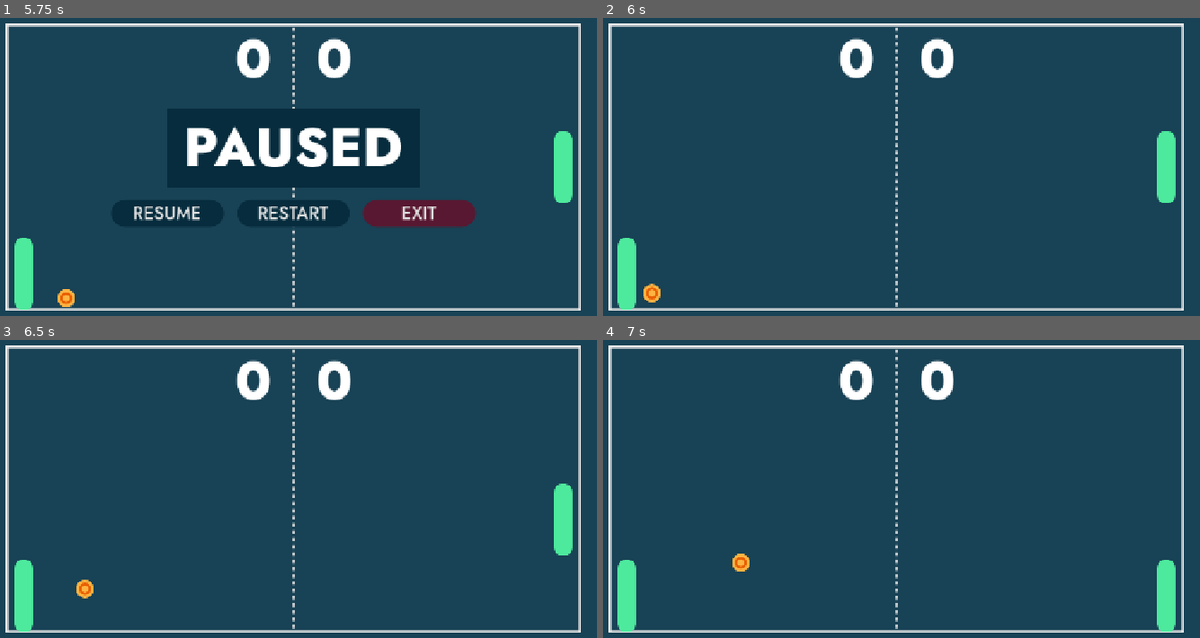
Above: before the commit, frames 1-4 (two rows, left to right).
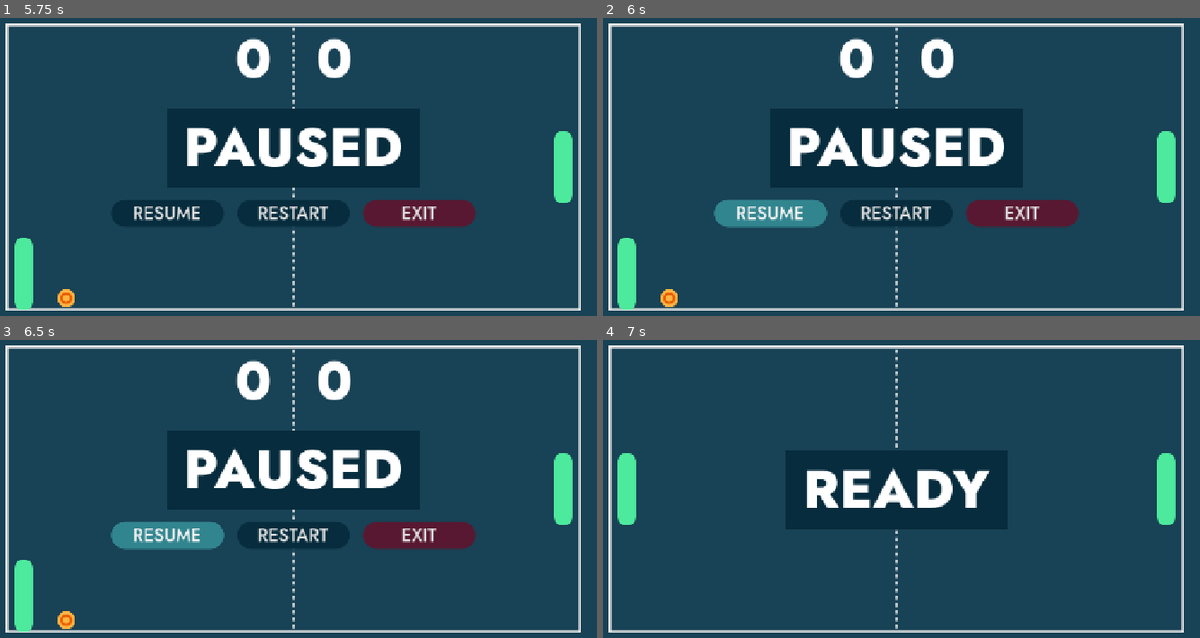
Above: after the commit, the same moments.

Repository: cf-Le3/pong-plus
Game: Godot game, scene res://main/main.tscn
Same seed, same stepped clock (60 frames per second), same inputs: the game is played once before the commit and once after it.
Inputs (mouse positions are in pixels of both pictures, inside the frame that each line leads up to):
- Up to frame 1 (5.75 s): click "PLAY" at 0.5 s; click "1-PLAYER" at 1.25 s; tap Enter at 2 s; hold Right (ui_right) 2.03-2.78 s; hold Down (down_player2) 2.03-2.78 s; tap Space at 2.75 s; hold S (down_player1) 2.78-3.53 s; tap Down (down_player2) at 2.85, 4.35 s; hold Right (ui_right) 3.53-4.28 s; hold Down (down_player2) 3.53-4.28 s; hold Up (ui_up) 4.28-5.03 s; hold Left (ui_left) from 5.03 s (still down); hold Down (down_player2) from 5.03 s (still down); tap Escape (ui_cancel) at 5.65 s
- Up to frame 2 (6 s): release Left (ui_left) at 5.75 s; release Down (down_player2) at 5.75 s; click "RESUME" at 5.75 s
- Up to frame 3 (6.5 s): no input
- Up to frame 4 (7 s): click (895, 533) at 6.5 s, where only the run after the commit has a clickable "RESTART"

Frame 1 is identical in both runs. In frame 2, 6.9% of the frame differs, in the area x 6-80%, y 30-97%; in frame 3, 7.6%, in the area x 9-96%, y 30-97%; in frame 4, 6.6%.
Error after the commit: Assertion failed. (res://gameplay/session/session.gd:47)

Commit message:
Migrate display-related methods to their own script

Diff:
--- /dev/null
+++ b/Pong Plus/gameplay/session/display.gd
@@ -0,0 +1,38 @@
+extends CanvasLayer
+
+const TEXT_READY := "READY"
+const TEXT_PAUSED := "PAUSED"
+const TEXT_PLAYER_WIN := "YOU WIN"
+const TEXT_CPU_WIN := "YOU LOSE"
+const TEXT_PLAYER_1_WIN := "PLAYER 1 WINS"
+const TEXT_PLAYER_2_WIN := "PLAYER 2 WINS"
+
+func show_ready(status := true) -> void:
+	$%LabelContainer.visible = status
+	if $%LabelContainer.visible:
+		$%Label.text = TEXT_READY
+
+func show_pause(status := true) -> void:
+	$%LabelContainer.visible = status
+	if $%LabelContainer.visible:
+		$%Label.text = TEXT_PAUSED
+	$%ButtonContainer.visible = status
+
+func show_end(status := true, is_multiplayer := true, player_1_won := true) -> void:
+	$%LabelContainer.visible = status
+	if $%LabelContainer.visible:
+		if is_multiplayer:
+			if player_1_won:
+				$%Label.text = TEXT_PLAYER_1_WIN
+			else:
+				$%Label.text = TEXT_PLAYER_2_WIN
+		else:
+			if player_1_won:
+				$%Label.text = TEXT_PLAYER_WIN
+			else:
+				$%Label.text = TEXT_CPU_WIN
+	$%ButtonContainer.visible = status
+	if %ButtonContainer.visible:
+		$%ResumeButton.visible = false
+	else:
+		$%ResumeButton.visible = true
--- a/Pong Plus/gameplay/session/session.gd
+++ b/Pong Plus/gameplay/session/session.gd
@@ -26,72 +26,43 @@
 	_game.game_config = game_config
 	_game.connect("game_ended", _on_game_ended)
 	add_child(_game)
-	_show_ready(true)
+	$Display.show_ready()
 	$StartGameTimer.start()
 	$StartGameSound.play()
 
 func _on_start_game_timer_timeout() -> void:
 	assert(_game != null)
-	_show_ready(false)
+	$Display.show_ready(false)
 	_game.begin()
 	_can_pause = true
-
-func _show_ready(status: bool) -> void:
-	$%LabelContainer.visible = status
-	if $%LabelContainer.visible:
-		$%Label.text = TEXT_READY
 
 func _input(event: InputEvent) -> void:
 	if event.is_action_pressed("ui_cancel") && _can_pause:
 		if not get_tree().paused:
-			get_tree().paused = true
-			_show_pause(true)
+			_pause_game(true)
 		else:
-			get_tree().paused = false
-			_show_pause(false)
+			_pause_game(false)
 
 func _on_resume_button_pressed() -> void:
-	get_tree().paused = false
-	_show_pause(false)
-
-func _show_pause(status: bool) -> void:
-	$%LabelContainer.visible = status
-	if $%LabelContainer.visible:
-		$%Label.text = TEXT_PAUSED
-	$%ButtonContainer.visible = status
+	assert(not get_tree().paused)
+	_pause_game(false)
 
 func _on_game_ended(player_1_won) -> void:
-	_show_end(true, player_1_won)
+	$Display.show_end(true, is_multiplayer, player_1_won)
 	_can_pause = false
 	$EndGameSound.play()
 
 func _on_restart_button_pressed() -> void:
 	if get_tree().paused:
-		get_tree().paused = false
-		_show_pause(false)
+		_pause_game(false)
 	else:
-		_show_end(false)
+		$Display.show_end(false)
 	_game.queue_free()
 	_start_game()
 
-func _show_end(status: bool, player_1_won: bool = true) -> void:
-	$%LabelContainer.visible = status
-	if $%LabelContainer.visible:
-		if is_multiplayer:
-			if player_1_won:
-				$%Label.text = TEXT_PLAYER_1_WIN
-			else:
-				$%Label.text = TEXT_PLAYER_2_WIN
-		else:
-			if player_1_won:
-				$%Label.text = TEXT_PLAYER_WIN
-			else:
-				$%Label.text = TEXT_CPU_WIN
-	$%ButtonContainer.visible = status
-	if %ButtonContainer.visible:
-		$%ResumeButton.visible = false
-	else:
-		$%ResumeButton.visible = true
+func _pause_game(status := true) -> void:
+	get_tree().paused = status
+	$Display.show_pause(status)
 
 func _on_exit_button_pressed() -> void:
 	if get_tree().paused:
--- a/Pong Plus/gameplay/session/session.tscn
+++ b/Pong Plus/gameplay/session/session.tscn
@@ -1,7 +1,8 @@
-[gd_scene load_steps=10 format=3 uid="uid://dx7p0spr0qeep"]
+[gd_scene load_steps=11 format=3 uid="uid://dx7p0spr0qeep"]
 
 [ext_resource type="Script" uid="uid://cgcnjcugajyme" path="res://gameplay/session/session.gd" id="1_vob28"]
 [ext_resource type="PackedScene" uid="uid://dfodn8ia5n12i" path="res://gameplay/game/game.tscn" id="2_xcp3g"]
+[ext_resource type="Script" uid="uid://dhbl2xkvkulp3" path="res://gameplay/session/display.gd" id="3_b7cr8"]
 [ext_resource type="FontFile" uid="uid://t6tpeuhov8xb" path="res://assets_fonts/Jost-800-Heavy.ttf" id="3_srpmx"]
 [ext_resource type="Theme" uid="uid://cln0vq5h8pqqn" path="res://menus/assets_themes/button_normal_general.tres" id="4_stq55"]
 [ext_resource type="Theme" uid="uid://dvkknqaldhwsk" path="res://menus/assets_themes/button_cancel_general.tres" id="5_5cnlg"]
@@ -20,9 +21,10 @@
 script = ExtResource("1_vob28")
 _game_scene = ExtResource("2_xcp3g")
 
-[node name="CanvasLayer" type="CanvasLayer" parent="."]
+[node name="Display" type="CanvasLayer" parent="."]
+script = ExtResource("3_b7cr8")
 
-[node name="VBoxContainer" type="VBoxContainer" parent="CanvasLayer"]
+[node name="VBoxContainer" type="VBoxContainer" parent="Display"]
 anchors_preset = 8
 anchor_left = 0.5
 anchor_top = 0.5
@@ -36,14 +38,14 @@
 grow_vertical = 2
 theme_override_constants/separation = 24
 
-[node name="LabelContainer" type="PanelContainer" parent="CanvasLayer/VBoxContainer"]
+[node name="LabelContainer" type="PanelContainer" parent="Display/VBoxContainer"]
 unique_name_in_owner = true
 visible = false
 layout_mode = 2
 size_flags_horizontal = 4
 theme_override_styles/panel = SubResource("StyleBoxFlat_b7cr8")
 
-[node name="MarginContainer" type="MarginContainer" parent="CanvasLayer/VBoxContainer/LabelContainer"]
+[node name="MarginContainer" type="MarginContainer" parent="Display/VBoxContainer/LabelContainer"]
 layout_mode = 2
 size_flags_horizontal = 4
 theme_override_constants/margin_left = 30
@@ -51,35 +53,35 @@
 theme_override_constants/margin_right = 30
 theme_override_constants/margin_bottom = 0
 
-[node name="Label" type="Label" parent="CanvasLayer/VBoxContainer/LabelContainer/MarginContainer"]
+[node name="Label" type="Label" parent="Display/VBoxContainer/LabelContainer/MarginContainer"]
 unique_name_in_owner = true
 layout_mode = 2
 theme = SubResource("Theme_1domg")
 
-[node name="ButtonContainer" type="CenterContainer" parent="CanvasLayer/VBoxContainer"]
+[node name="ButtonContainer" type="CenterContainer" parent="Display/VBoxContainer"]
 unique_name_in_owner = true
 visible = false
 layout_mode = 2
 
-[node name="HBoxContainer" type="HBoxContainer" parent="CanvasLayer/VBoxContainer/ButtonContainer"]
+[node name="HBoxContainer" type="HBoxContainer" parent="Display/VBoxContainer/ButtonContainer"]
 layout_mode = 2
 theme_override_constants/separation = 24
 
-[node name="ResumeButton" type="Button" parent="CanvasLayer/VBoxContainer/ButtonContainer/HBoxContainer"]
+[node name="ResumeButton" type="Button" parent="Display/VBoxContainer/ButtonContainer/HBoxContainer"]
 unique_name_in_owner = true
 custom_minimum_size = Vector2(200, 0)
 layout_mode = 2
 theme = ExtResource("4_stq55")
 text = "RESUME"
 
-[node name="RestartButton" type="Button" parent="CanvasLayer/VBoxContainer/ButtonContainer/HBoxContainer"]
+[node name="RestartButton" type="Button" parent="Display/VBoxContainer/ButtonContainer/HBoxContainer"]
 unique_name_in_owner = true
 custom_minimum_size = Vector2(200, 0)
 layout_mode = 2
 theme = ExtResource("4_stq55")
 text = "RESTART"
 
-[node name="ExitButton" type="Button" parent="CanvasLayer/VBoxContainer/ButtonContainer/HBoxContainer"]
+[node name="ExitButton" type="Button" parent="Display/VBoxContainer/ButtonContainer/HBoxContainer"]
 unique_name_in_owner = true
 custom_minimum_size = Vector2(200, 0)
 layout_mode = 2
@@ -99,7 +101,7 @@
 stream = ExtResource("7_b7cr8")
 bus = &"SFX"
 
-[connection signal="pressed" from="CanvasLayer/VBoxContainer/ButtonContainer/HBoxContainer/ResumeButton" to="." method="_on_resume_button_pressed"]
-[connection signal="pressed" from="CanvasLayer/VBoxContainer/ButtonContainer/HBoxContainer/RestartButton" to="." method="_on_restart_button_pressed"]
-[connection signal="pressed" from="CanvasLayer/VBoxContainer/ButtonContainer/HBoxContainer/ExitButton" to="." method="_on_exit_button_pressed"]
+[connection signal="pressed" from="Display/VBoxContainer/ButtonContainer/HBoxContainer/ResumeButton" to="." method="_on_resume_button_pressed"]
+[connection signal="pressed" from="Display/VBoxContainer/ButtonContainer/HBoxContainer/RestartButton" to="." method="_on_restart_button_pressed"]
+[connection signal="pressed" from="Display/VBoxContainer/ButtonContainer/HBoxContainer/ExitButton" to="." method="_on_exit_button_pressed"]
 [connection signal="timeout" from="StartGameTimer" to="." method="_on_start_game_timer_timeout"]
Not shown, added: Pong Plus/gameplay/session/display.gd.uid
